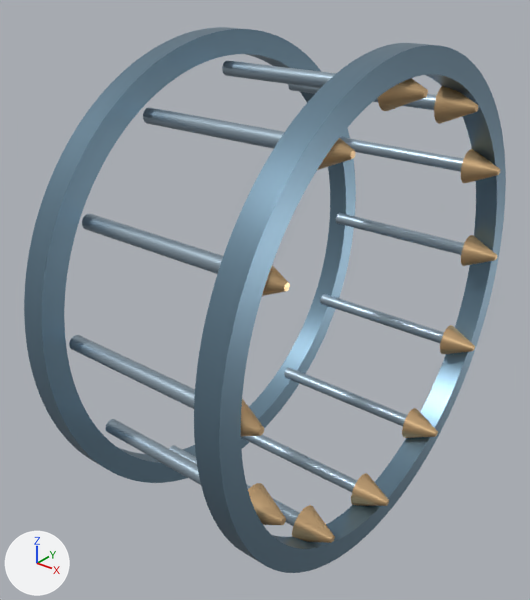
The glTF model public/assets/solidcraft/afterburner-assembly.glb, before and after one commit.
Rendered twice from a 50 mm camera at (1.449, -2.045, 1.18) aimed at (-0.109, -0.098, -0.027). Arrows for +X, +Y and +Z are at lower left; the lights stay in place. The picture after the commit comes second.

The older version as bpy lines, for what is in view:
```python
me_flameholder_hoop__440 = bpy.data.meshes.new('Flameholder hoop -440')
me_flameholder_hoop__440.from_pydata(...)  # 1344 vertices, 2688 faces; spans x -0.44..0.39, y -0.91..0.91, z -0.91..0.91
me_flameholder_hoop__440.materials.append(mat_jet_lab_cad___shell)  # blue #7693a6
me_spray_bar = bpy.data.meshes.new('Spray bar')
me_spray_bar.from_pydata(...)  # 13848 vertices, 27648 faces; spans x -0.36..0.37, y -0.81..0.81, z -0.81..0.81
me_spray_bar.materials.append(mat_jet_lab_cad___steel)  # blue #aabdcb
me_spray_nozzle = bpy.data.meshes.new('Spray nozzle')
me_spray_nozzle.from_pydata(...)  # 27900 vertices, 55752 faces; spans x 0.3..0.43, y -0.85..0.85, z -0.85..0.85
me_spray_nozzle.materials.append(mat_jet_lab_cad___bronze)  # beige #e5bf8e
ob_afterburner_assembly___bronze = bpy.data.objects.new('afterburner-assembly - bronze', me_spray_nozzle)
ob_afterburner_assembly___bronze.location = (0.0, 0.0, 0.0)
ob_afterburner_assembly___shell = bpy.data.objects.new('afterburner-assembly - shell', me_flameholder_hoop__440)
ob_afterburner_assembly___shell.location = (0.0, 0.0, 0.0)
ob_afterburner_assembly___steel = bpy.data.objects.new('afterburner-assembly - steel', me_spray_bar)
ob_afterburner_assembly___steel.location = (0.0, 0.0, 0.0)
```
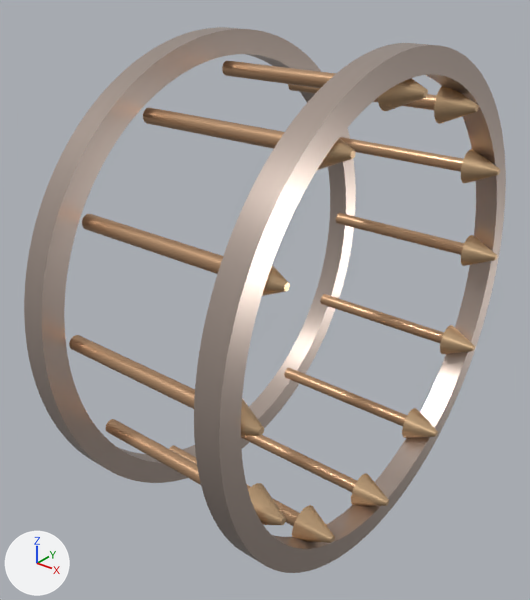
What differs and where, as boxes [x1, y1, x2, y2] in the pictures (530 x 600 px):
```json
{"object": "afterburner-assembly - shell", "change": "recoloured", "before": [24, 27, 506, 573], "after": [24, 27, 506, 573], "on screen": "blue to pale pink"}
{"object": "afterburner-assembly - steel", "change": "recoloured", "before": [69, 61, 464, 526], "after": [69, 61, 464, 526]}
```

The change, as JSON lines over the scene's bpy script:
```json
{"op": "add", "block": "mat_jet_lab_cad___heat", "code": ["mat_jet_lab_cad___heat = principled_material('Jet Lab CAD - heat')", "mat_jet_lab_cad___heat.base_color = (0.61, 0.5, 0.44)  # pale pink #cdbcb1", "mat_jet_lab_cad___heat.metallic = 0.87", "mat_jet_lab_cad___heat.roughness = 0.31"]}
{"op": "add", "block": "mat_jet_lab_cad___fuel", "code": ["mat_jet_lab_cad___fuel = principled_material('Jet Lab CAD - fuel')", "mat_jet_lab_cad___fuel.base_color = (0.66, 0.4, 0.23)  # beige #d4aa84", "mat_jet_lab_cad___fuel.metallic = 0.81", "mat_jet_lab_cad___fuel.roughness = 0.3"]}
{"block": "me_flameholder_hoop__440", "where": "me_flameholder_hoop__440.from_pydata(...)  # 1344 vertices, 2688 faces; spans x -0.44..0.39, y -0.91..0.91, z -0.91..0.91"}
{"op": "remove", "block": "me_flameholder_hoop__440", "code": "me_flameholder_hoop__440.materials.append(mat_jet_lab_cad___shell)  # blue #7693a6"}
{"op": "add", "block": "me_flameholder_hoop__440", "code": "me_flameholder_hoop__440.materials.append(mat_jet_lab_cad___heat)  # pale pink #cdbcb1"}
{"block": "me_spray_bar", "where": "me_spray_bar.from_pydata(...)  # 13848 vertices, 27648 faces; spans x -0.36..0.37, y -0.81..0.81, z -0.81..0.81"}
{"op": "remove", "block": "me_spray_bar", "code": "me_spray_bar.materials.append(mat_jet_lab_cad___steel)  # blue #aabdcb"}
{"op": "add", "block": "me_spray_bar", "code": "me_spray_bar.materials.append(mat_jet_lab_cad___fuel)  # beige #d4aa84"}
```
